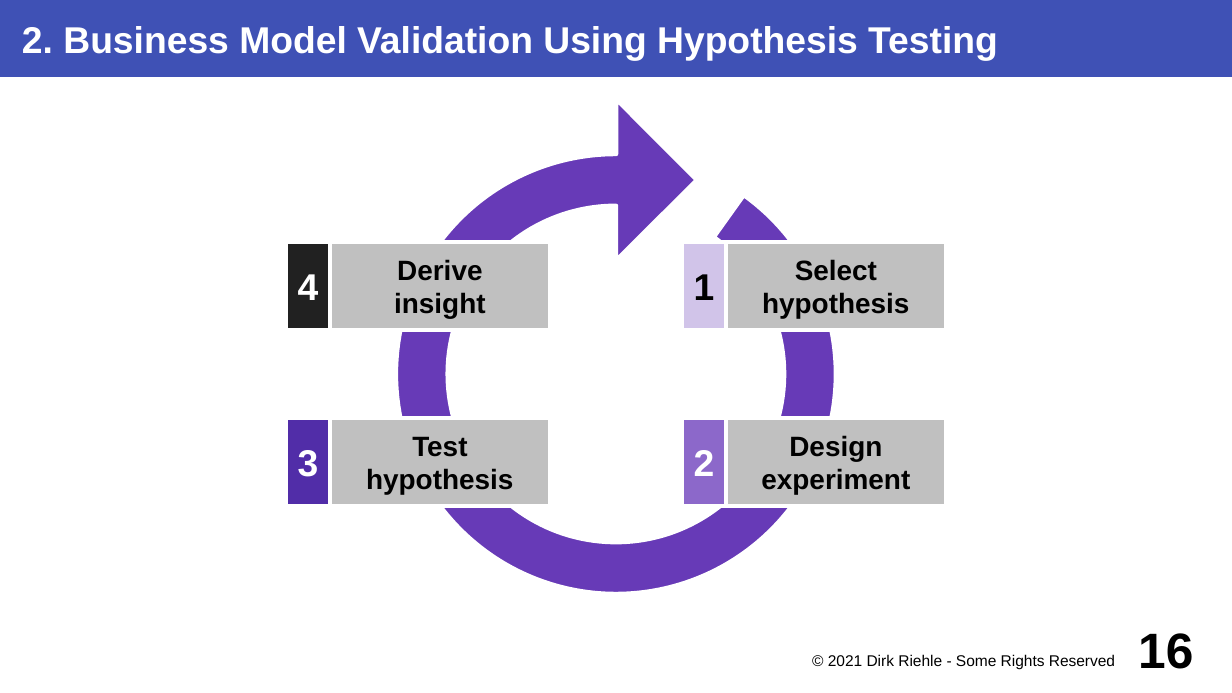
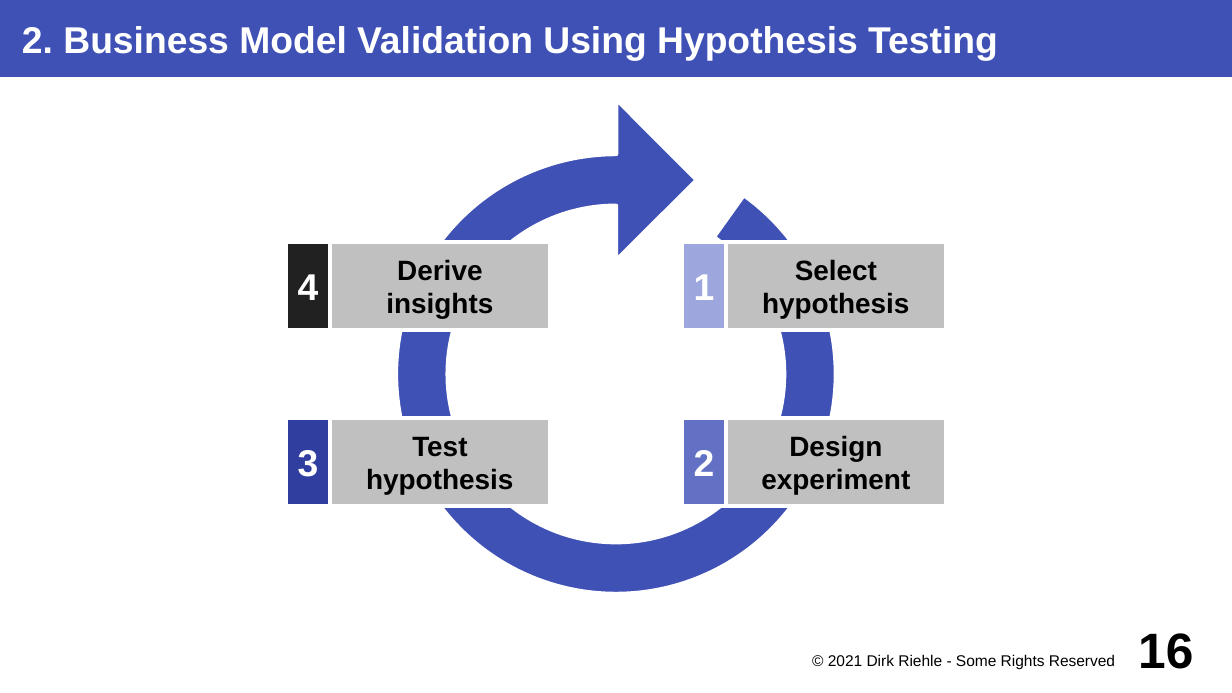
Before and after one commit to dirkriehle/coss-course, a slide deck: slide 16 of Lecture slides/COSS D01 - Software Startups.odp. Drawn at 1232x693 pixels with LibreOffice and Linux fonts; fonts in the diff are those of the drawing. Boxes give left, top, right and bottom in pixels: in the first picture for what was removed or moved away, otherwise in the second. Text is boxed around its words. In the diff, an @@ line names an element or a change of style, - is before the commit and + after.

```diff
--- a/Lecture slides/COSS D01 - Software Startups.odp
+++ b/Lecture slides/COSS D01 - Software Startups.odp
@@ freeform shape at [396,154,836,595]: fill #673AB7 to #3F51B5 @@
@@ rectangle "1" at [682,243,726,331]: text colour #000000 to #FFFFFF; fill #D1C4E9 to #9EA7DD @@
@@ text in rectangle at [386,292,493,319]: text changed @@
-insight
+insights
@@ rectangle "3" at [286,418,330,506]: fill #512DA8 to #303F9F @@
@@ rectangle "2" at [682,418,726,506]: fill #8C68CA to #6371C4 @@
```
Also in this commit, not shown: 16 other slides changed, 21 other files.
